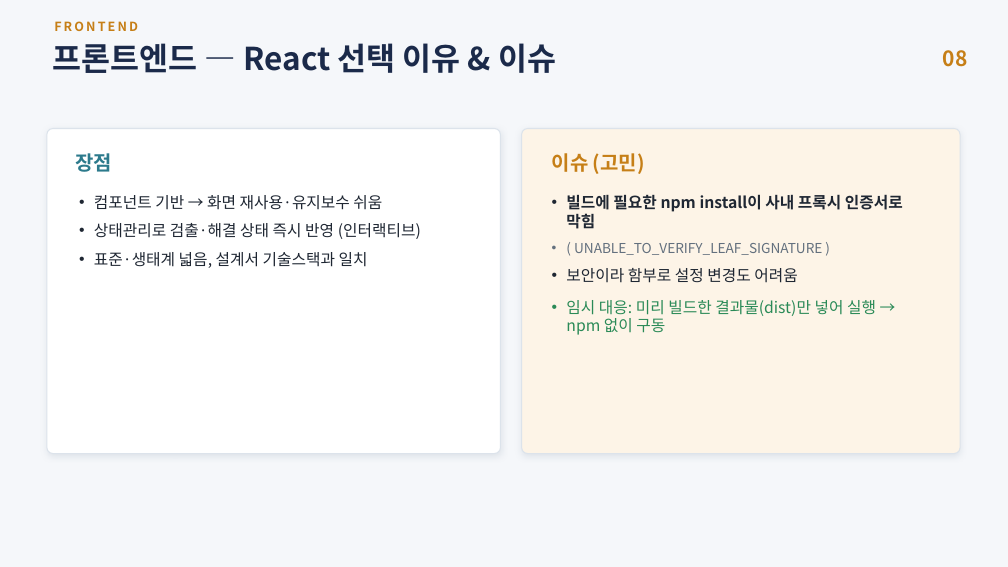
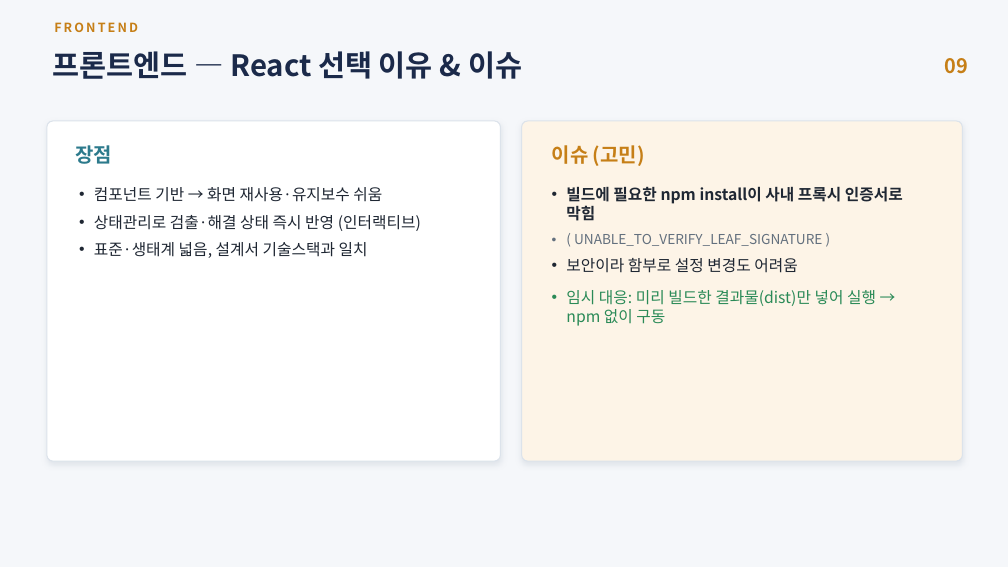
Before and after one commit to jihunhan98/semes-superrookie, a slide deck: slide 9 of docs/진행공유_요구사항자동화.pptx (slide 8 before the commit). Drawn at 1008x567 pixels with LibreOffice and Linux fonts; fonts in the diff are those of the drawing. Boxes give left, top, right and bottom in pixels: in the first picture for what was removed or moved away, otherwise in the second. Text is boxed around its words. In the diff, an @@ line names an element or a change of style, - is before the commit and + after.

```diff
--- a/docs/진행공유_요구사항자동화.pptx
+++ b/docs/진행공유_요구사항자동화.pptx
@@ text "프론트엔드 — React 선택 이유 ..." at box(53, 51, 522, 79): size 30 to 28 pt @@
@@ text removed at box(943, 50, 968, 67) @@
-08
@@ text added at box(944, 58, 967, 74), 19 pt, text #C67F17, bold @@
+09
@@ rounded rectangle: place and size @@
-rounded rectangle at box(47, 129, 501, 454)
+rounded rectangle at box(47, 121, 501, 461)
@@ rounded rectangle at box(47, 121, 501, 461): proportions changed @@
@@ text "장점": place and size @@
-text "장점" at box(75, 153, 112, 172)
+text "장점" at box(75, 145, 112, 164)
@@ rounded rectangle at box(522, 121, 963, 461): proportions changed @@
@@ rounded rectangle: place and size @@
-rounded rectangle at box(522, 129, 960, 454)
+rounded rectangle at box(522, 121, 963, 461)
@@ text "이슈 (고민)": place and size @@
-text "이슈 (고민)" at box(552, 153, 645, 174)
+text "이슈 (고민)" at box(552, 145, 645, 166)
@@ text "컴포넌트 기반 → 화면 재사용·유지보수 ...": place and size @@
-text "컴포넌트 기반 → 화면 재사용·유지보수 ..." at box(94, 195, 421, 268)
+text "컴포넌트 기반 → 화면 재사용·유지보수 ..." at box(94, 187, 421, 258)
@@ text "컴포넌트 기반 → 화면 재사용·유지보수 ..." at box(94, 187, 421, 258): less space between paragraphs @@
@@ text "빌드에 필요한 npm install이 사내 ...": place and size @@
-text "빌드에 필요한 npm install이 사내 ..." at box(566, 194, 903, 335)
+text "빌드에 필요한 npm install이 사내 ..." at box(566, 186, 903, 326)
@@ text at box(566, 186, 903, 326): less space between paragraphs @@
```
Also in this commit, not shown: 5 other slides changed, 5 slides added, 4 slides removed, 3 other files.
